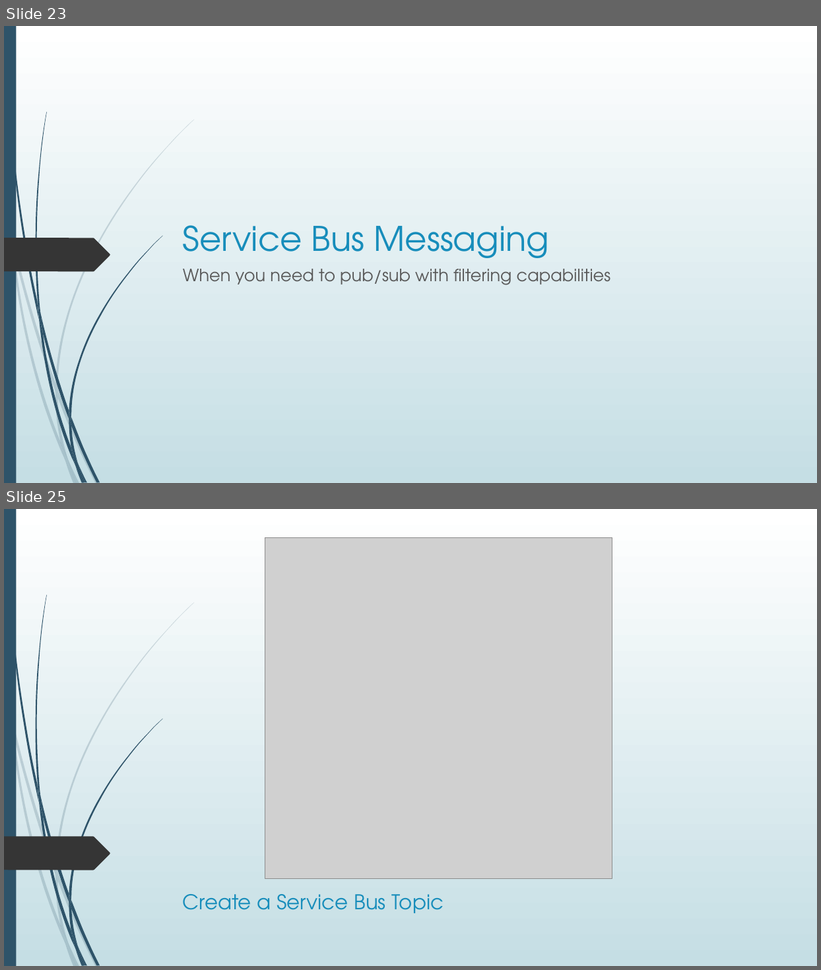
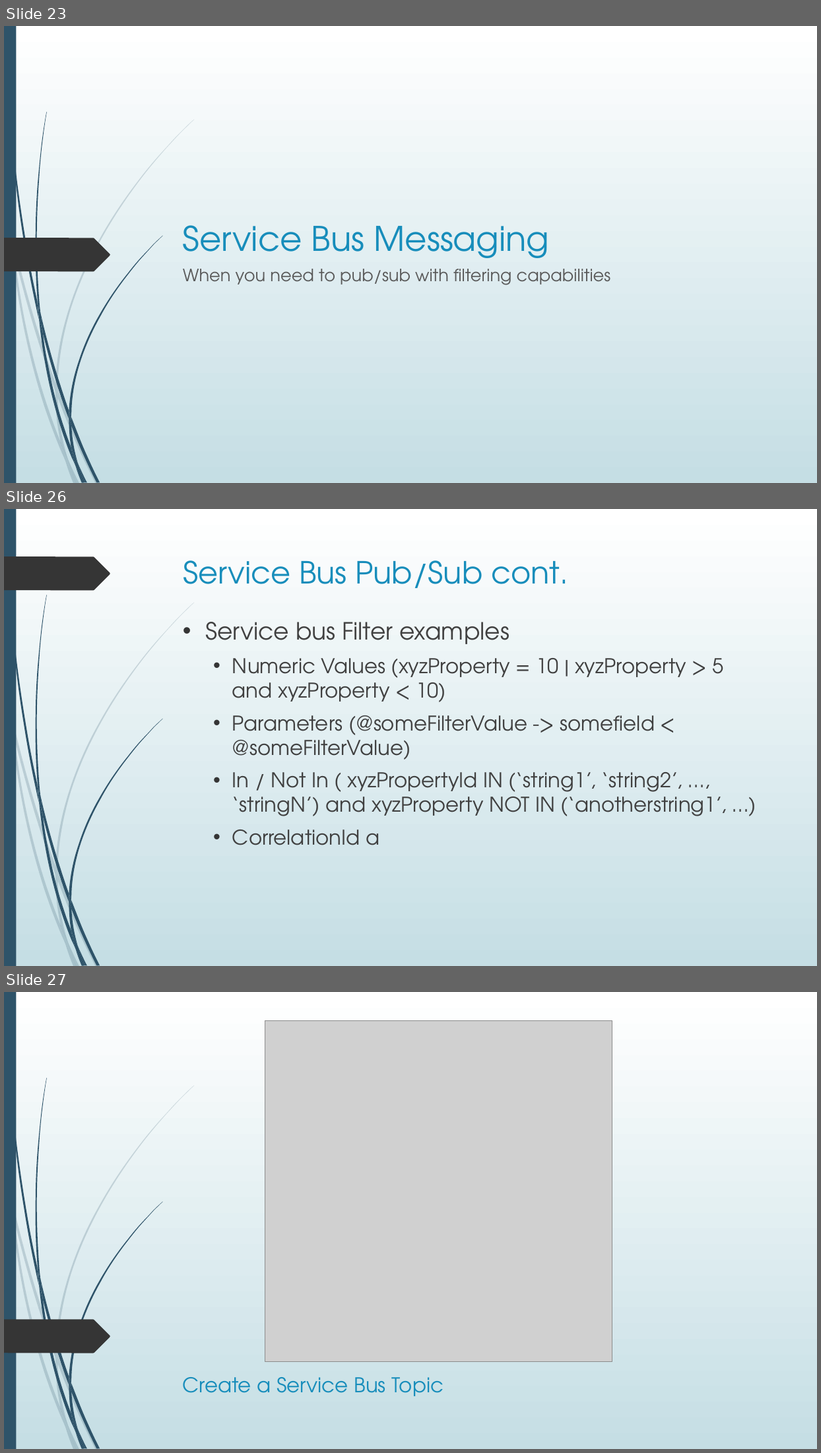
Before and after one commit to blgorman/ServerlessMessagingDemystified, a slide deck: ServerlessMessagingDemystified.pptx. Shown one above the other, each under a label of ours: slides 23 and 25 before the commit, slides 23, 26 and 27 after it; the slides between them are not shown. The pictures are 821x970 and 821x1453 pixels, drawn with LibreOffice and Linux fonts; fonts in the diff are those of the drawing; grey boxes stand for pictures. Boxes give left, top, right and bottom in pixels: in the first picture for what was removed or moved away, otherwise in the second. Text is boxed around its words. In the diff, an @@ line names an element or a change of style, - is before the commit and + after.

Commit message:
initial slide and info work completed, need code for service bus and storage, perhaps logic app walkthrough for event grid

```diff
--- a/ServerlessMessagingDemystified.pptx
+++ b/ServerlessMessagingDemystified.pptx
@@ slide 26 added at box(4, 509, 817, 966), background gradient #FFFFFF to #C5DEE5; not listed: 23 template elements that a slide beside it also shows @@
@@ freeform shape added at box(4, 557, 110, 590), fill #353535 @@
@@ title added at box(183, 560, 568, 588), 36 pt, text #178DBB @@
+Service Bus Pub/Sub cont.
@@ text added at box(206, 622, 727, 846), 24 pt, text #404040 @@
+• Service bus Filter examples
+  • Numeric Values (xyzProperty = 10 | xyzProperty > 5 and xyzProperty < 10)
+  • Parameters (@someFilterValue -> somefield < @someFilterValue)
+  • In / Not In ( xyzPropertyId IN (‘string1’, ‘string2’, …, ‘stringN’) and xyzProperty NOT IN (‘anotherstring1’, …)
+  • CorrelationId a
@@ what was slide 25 is now slide 27 @@
```
Also in this commit, not shown: 3 slides changed, 1 other slide added, 1 other file.
